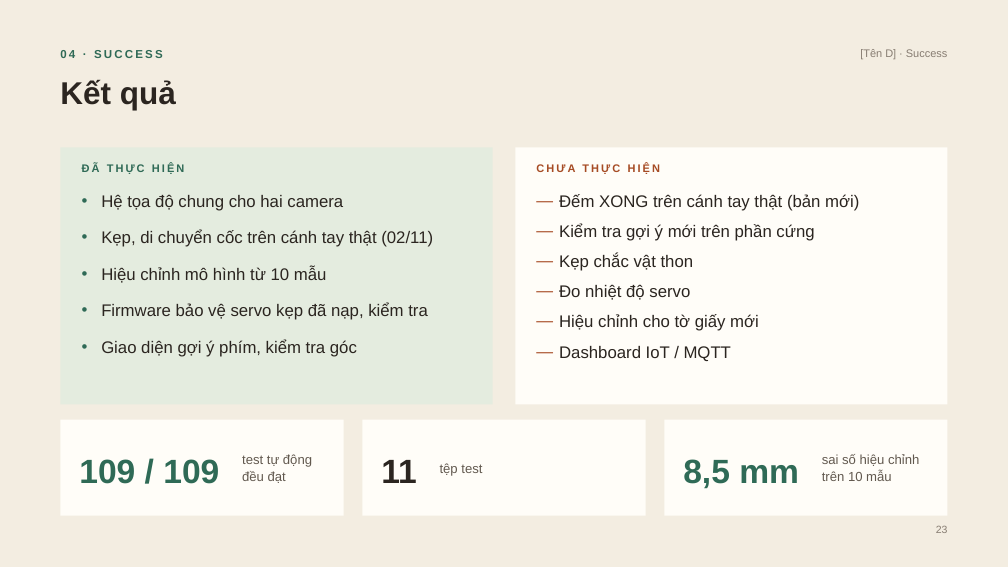
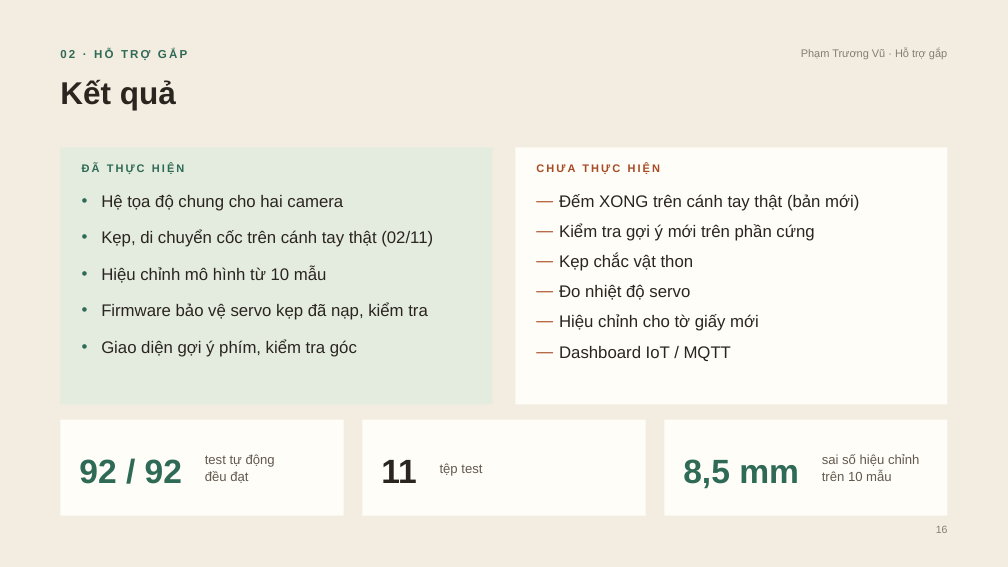
Before and after one commit to DuongNAD/Project_IoT, a slide deck: slide 16 of slides/Project_IoT_ThuyetTrinh.pptx (slide 23 before the commit). Drawn at 1008x567 pixels with LibreOffice and Linux fonts; fonts in the diff are those of the drawing. Boxes give left, top, right and bottom in pixels: in the first picture for what was removed or moved away, otherwise in the second. Text is boxed around its words. In the diff, an @@ line names an element or a change of style, - is before the commit and + after.

```diff
--- a/slides/Project_IoT_ThuyetTrinh.pptx
+++ b/slides/Project_IoT_ThuyetTrinh.pptx
@@ text at bbox=[60, 49, 187, 60]: text changed @@
-04 · SUCCESS
+02 · HỖ TRỢ GẮP
@@ text at bbox=[801, 49, 947, 59]: text changed @@
-[Tên D] · Success
+Phạm Trương Vũ · Hỗ trợ gắp
@@ text "test tự động": place and size @@
-text "test tự động" at bbox=[242, 454, 312, 483]
+text "test tự động" at bbox=[205, 454, 275, 483]
@@ text at bbox=[79, 459, 182, 484]: text changed @@
-109 / 109
+92 / 92
@@ text at bbox=[936, 526, 948, 533]: text changed @@
-23
+16
```
Also in this commit, not shown: 18 other slides changed, 1 slide removed, 26 other files.
